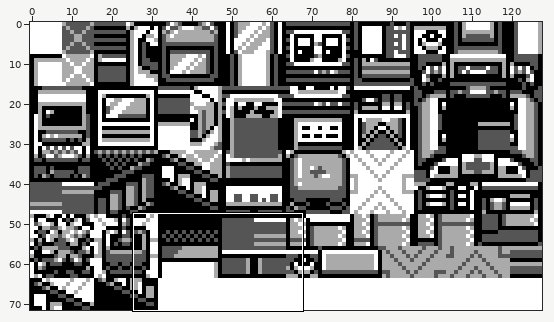
Sprite sheet -- gfx/tilesets/07.png. The first picture is a wide view before the edit; the outline marks the close-up.
Close-up. The starting point:
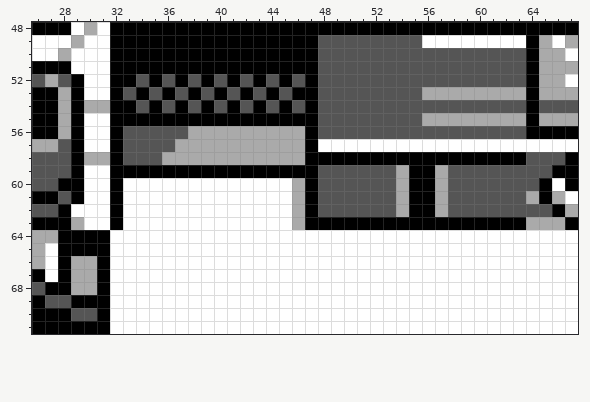
The file is 128x72 pixels. Shown: x 26..67, y 48..71.
The result:
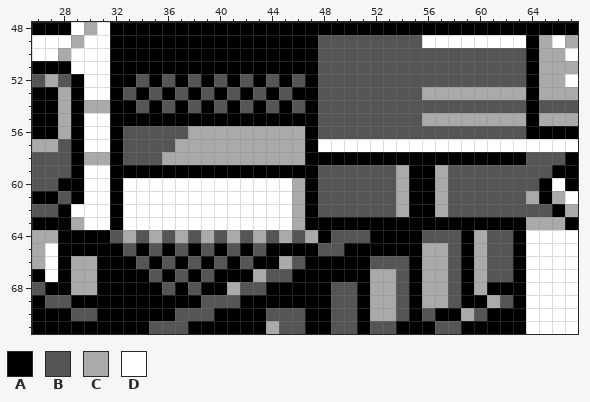
Palette (. is transparent): A #000000  B #555555  C #aaaaaa  D #ffffff
From old to new:
y 64: x 32..63 DDDDDDDDDDDDDDDDDDDDDDDDDDDDDDDD -> BCBCBCBCBCBCBCBCABBBAAAABBBACBBA
y 65: x 32..63 DDDDDDDDDDDDDDDDDDDDDDDDDDDDDDDD -> ABABABABABABAAAABBAAAAAACCBACBBA
y 66: x 32..63 DDDDDDDDDDDDDDDDDDDDDDDDDDDDDDDD -> AABABABABABAACBAAAAABBBACCBACBBA
y 67: x 32..63 DDDDDDDDDDDDDDDDDDDDDDDDDDDDDDDD -> AAABABABAAACBBAAAAAACCBACCBACBBA
y 68: x 32..63 DDDDDDDDDDDDDDDDDDDDDDDDDDDDDDDD -> AAAABABAACBBAAAAABBACCBACCBACAAA
y 69: x 32..63 DDDDDDDDDDDDDDDDDDDDDDDDDDDDDDDD -> AAAAAAABBBAAAAAAABBACCBACCBAACBA
y 70: x 32..63 DDDDDDDDDDDDDDDDDDDDDDDDDDDDDDDD -> AAAAABBBAAAABBBAABBACCBABAACBAAA
y 71: x 32..63 DDDDDDDDDDDDDDDDDDDDDDDDDDDDDDDD -> AAABBBAAAAAACBBAABBABBAAABBAAAAA
